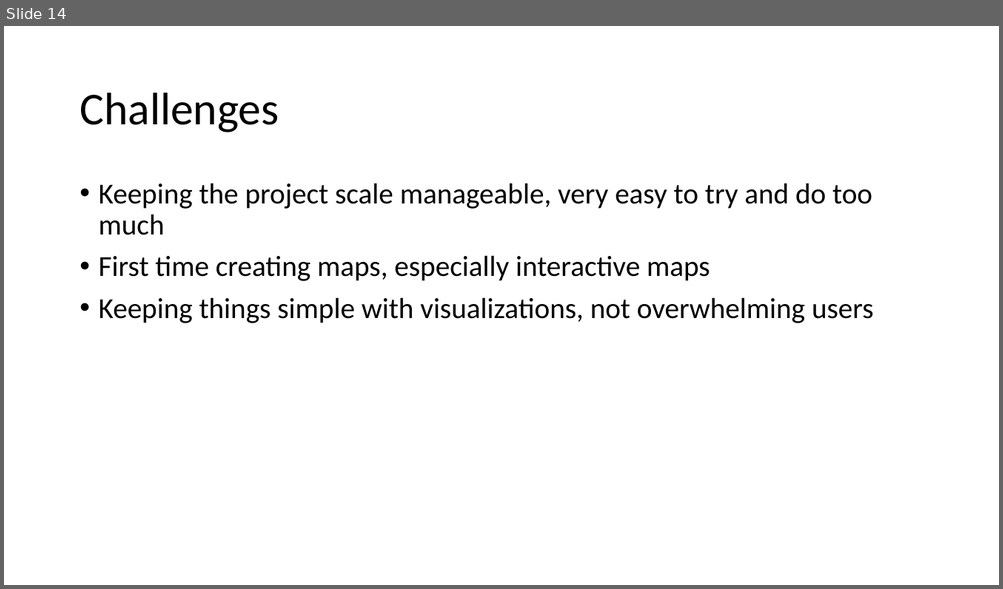
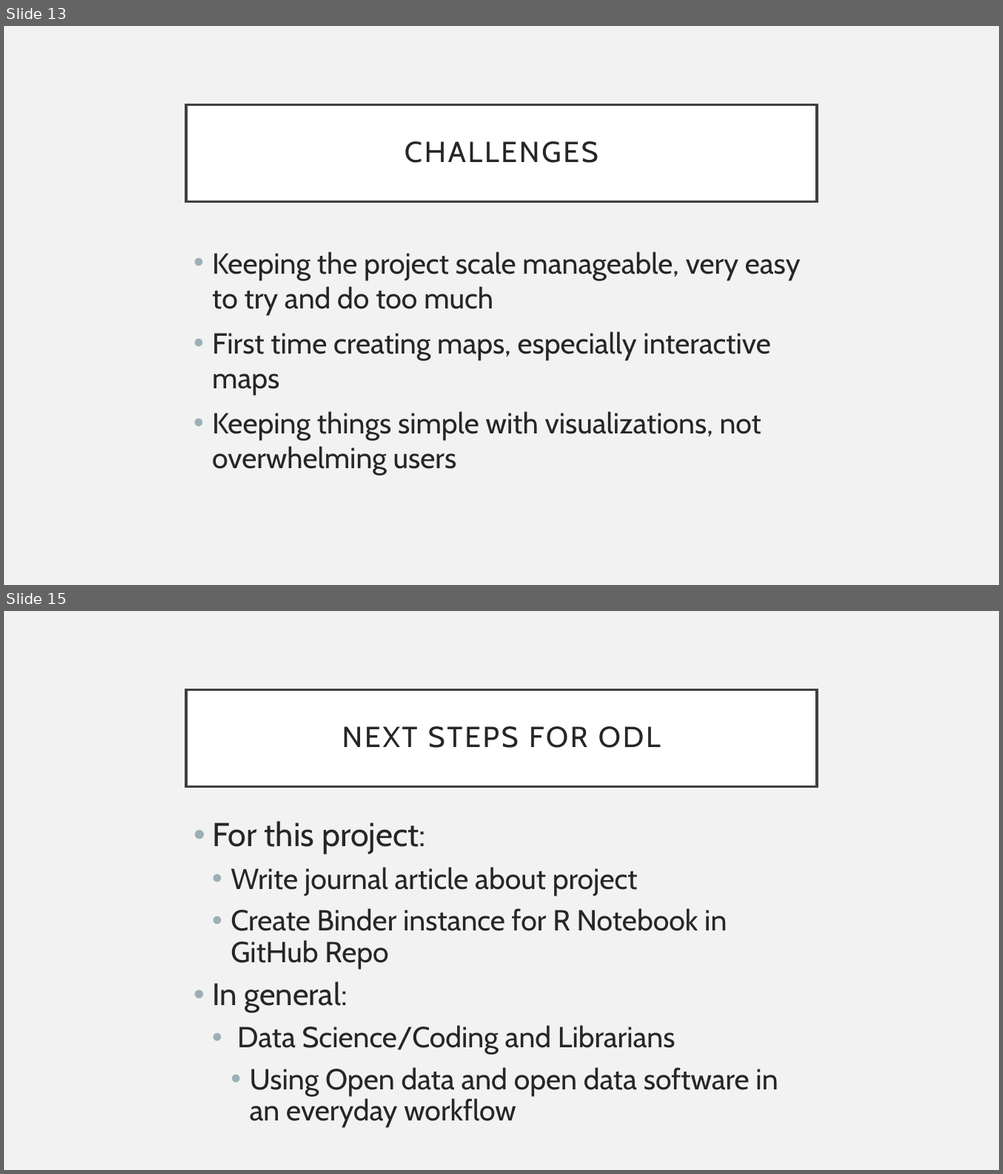
Before and after one commit to OpenDataLiteracy/SPL-KO, a slide deck: ODL_showcasepres.pptx. Shown one above the other, each under a label of ours: slide 14 before the commit, slides 13 and 15 after it; the slides between them are not shown. The pictures are 1003x589 and 1003x1174 pixels, drawn with LibreOffice and Linux fonts; fonts in the diff are those of the drawing. Boxes give left, top, right and bottom in pixels: in the first picture for what was removed or moved away, otherwise in the second. Text is boxed around its words. In the diff, an @@ line names an element or a change of style, - is before the commit and + after.

```diff
--- a/ODL_showcasepres.pptx
+++ b/ODL_showcasepres.pptx
@@ slide 15 added at [4,611,999,1170], background #F2F2F2 @@
@@ title added at [186,689,817,786], fill #FFFFFF, outline #404040 2.5 pt, 28 pt, text #262626 @@
+NEXT STEPS FOR ODL
@@ text added at [212,821,777,1128], 28 pt, text #262626 @@
+• For this project:
+  • Write journal article about project
+  • Create Binder instance for R Notebook in GitHub Repo
+• In general:
+  • Data Science/Coding and Librarians
+    • Using Open data and open data software in an everyday workflow
@@ what was slide 14 is now slide 13 @@
@@ slide 13 changed as well @@
@@ background #FFFFFF to #F2F2F2 @@
@@ title "CHALLENGES": place and size @@
-title "CHALLENGES" at [79,93,279,133]
+title "CHALLENGES" at [186,104,817,201]
@@ title "CHALLENGES" at [186,104,817,201]: fill none to #FFFFFF; outline none to #404040 2.5 pt @@
@@ title at [404,141,598,163]: text changed; size 44 to 28 pt; font Calibri to Cabin; text colour #000000 to #262626 @@
-Challenges
+CHALLENGES
@@ text "Keeping the project scale manageable, ...": place and size @@
-text "Keeping the project scale manageable, ..." at [99,183,874,323]
+text "Keeping the project scale manageable, ..." at [212,252,800,476]
@@ text "Keeping the project scale manageable, ..." at [212,252,800,476]: font Calibri to Cabin, text colour #000000 to #262626; line spacing 0.9 to 1 @@
```
Also in this commit, not shown: 10 other slides changed, 3 other slides added, 4 slides removed.
